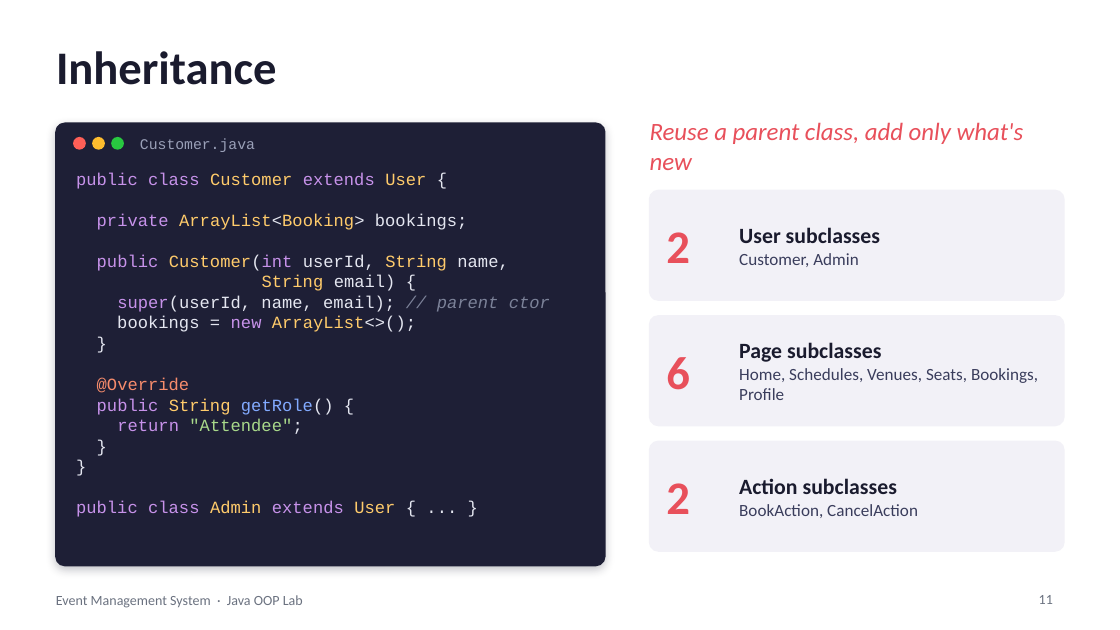
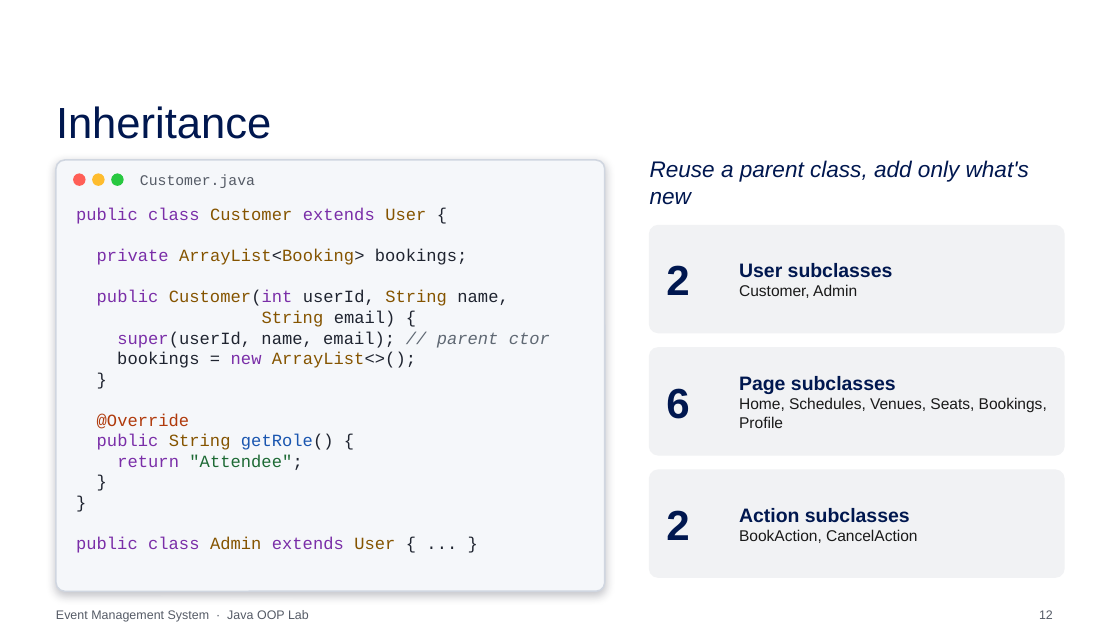
Before and after one commit to SuyashAnupam/Event-Mangement-Platform, a slide deck: slide 12 of Event_Management_System_OOP.pptx (slide 11 before the commit). Drawn at 1120x630 pixels with LibreOffice and Linux fonts; fonts in the diff are those of the drawing; background and template pictures are left out. Boxes give left, top, right and bottom in pixels: in the first picture for what was removed or moved away, otherwise in the second. Text is boxed around its words. In the diff, an @@ line names an element or a change of style, - is before the commit and + after.

```diff
--- a/Event_Management_System_OOP.pptx
+++ b/Event_Management_System_OOP.pptx
@@ title "Inheritance": place and size @@
-title "Inheritance" at box(56, 51, 277, 85)
+title "Inheritance" at box(56, 106, 271, 139)
@@ title "Inheritance" at box(56, 106, 271, 139): size 30 to 28 pt, font Calibri to Arial, text colour #1A1B2E to #00174F, bold off @@
@@ rounded rectangle: place and size @@
-rounded rectangle at box(56, 123, 605, 566)
+rounded rectangle at box(56, 160, 605, 591)
@@ rounded rectangle at box(56, 160, 605, 591): fill #1E1F36 to #F5F7FA; outline #1E1F36 1 pt to #D0D6E0 1 pt @@
@@ text "Customer.java" at box(140, 174, 255, 188): text colour #9AA0B8 to #555B66 @@
@@ text "Reuse a parent class, add ..." at box(650, 160, 1029, 205): size 16 to 14.5 pt, font Calibri to Arial, text colour #E8505B to #00174F @@
@@ text "public class Customer extends User ...": place and size @@
-text "public class Customer extends User ..." at box(76, 172, 550, 517)
+text "public class Customer extends User ..." at box(76, 208, 550, 553)
@@ text "public class Customer extends User ..." at box(76, 208, 550, 553): text colour #C792EA to #7A2EA8 in "public class extends", "private", "public Customer(int", "super(userId," and 4 more places; text colour #FFCB6B to #855400 in "Customer User", "ArrayList<Booking>", "Customer(int String", "String" and 3 more places; text colour #E4E6F0 to #1F2430 in "{", "ArrayList<Booking> bookings;", "Customer(int userId, name,", "email) {" and 8 more places; text colour #7C8299 to #5F6873 in "// parent ctor"; text colour #F78C6C to #B03A0C in "@Override"; text colour #82AAFF to #1A56B0 in "getRole()"; text colour #A8D88A to #1D6A35 in ""Attendee";" @@
@@ 4 texts, 3 ellipses, 1 rounded rectangle: place and size @@
-4 texts, 3 ellipses, 1 rounded rectangle at box(74, 122, 1064, 300)
+4 texts, 3 ellipses, 1 rounded rectangle at box(74, 160, 1064, 333)
@@ fill #F2F1F7 to #F1F2F4; outline #F2F1F7 1 pt to #F1F2F4 1 pt in 3 elements at box(650, 470, 1064, 578), box(650, 348, 1064, 456), box(650, 225, 1064, 333) @@
@@ size 30 to 27 pt, font Calibri to Arial, text colour #E8505B to #00174F in 3 elements at box(666, 510, 689, 540), box(666, 388, 689, 419), box(666, 265, 689, 295) @@
@@ text "User subclasses" at box(739, 263, 893, 298): size 14 to 12.5 pt, text colour #1A1B2E to #00174F in "User subclasses"; font Calibri to Arial; size 11 to 10 pt, text colour #3A3D5C to #1A1A1A in "Customer, Admin" @@
@@ 4 texts, 2 rounded rectangles: place and size @@
-4 texts, 2 rounded rectangles at box(650, 316, 1064, 551)
+4 texts, 2 rounded rectangles at box(650, 348, 1064, 578)
@@ text "Page subclasses" at box(739, 376, 1047, 428): size 14 to 12.5 pt, text colour #1A1B2E to #00174F in "Page subclasses"; font Calibri to Arial; size 11 to 10 pt, text colour #3A3D5C to #1A1A1A in "Home, Schedules, Venues, Seats, Bookings, Profile" @@
@@ text "Action subclasses" at box(739, 508, 917, 543): size 14 to 12.5 pt, text colour #1A1B2E to #00174F in "Action subclasses"; font Calibri to Arial; size 11 to 10 pt, text colour #3A3D5C to #1A1A1A in "BookAction, CancelAction" @@
@@ text "Event Management System · Java ...": place and size @@
-text "Event Management System · Java ..." at box(56, 595, 303, 608)
+text "Event Management System · Java ..." at box(56, 610, 309, 622)
@@ text "Event Management System · Java ..." at box(56, 610, 309, 622): size 9 to 8 pt, font Calibri to Arial, text colour #6B7280 to #555B66 @@
@@ page number at box(1039, 610, 1053, 619): text changed; size 9 to 8 pt; font Calibri to Arial; text colour #6B7280 to #555B66 @@
-11
+12
```
Also in this commit, not shown: 26 other slides changed, 2 slides added, 1 slide removed.
